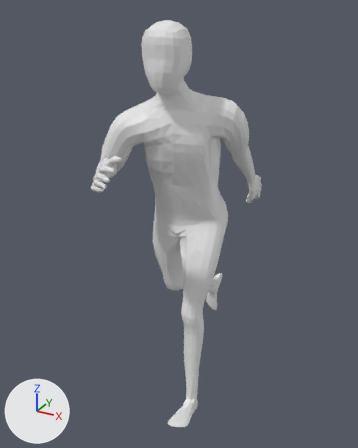
One commit to the Blender file Male.blend: the scene before it, then after it.
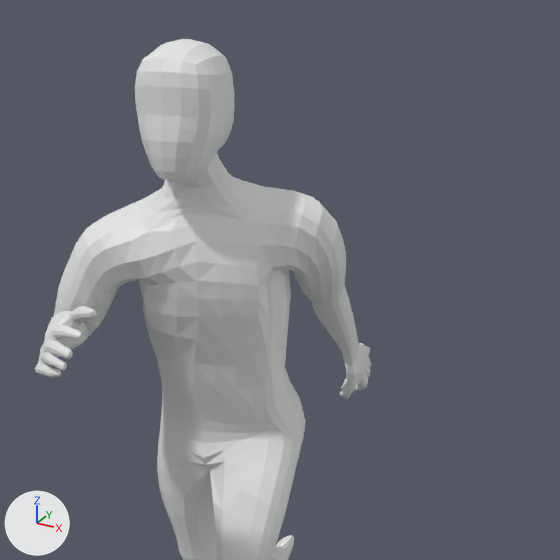
Each version is shown whole from a 50 mm camera at (1.05, -2.019, 1.953) aimed at (-0.039, -0.037, 0.962), then close up on the part from 20% to 100% of the width and 0% to 64% of the height. Arrows for +X, +Y and +Z are at lower left; the lights stay in place. Both versions are drawn at frame 0 of the action 'Run'; the numbers are the values there.
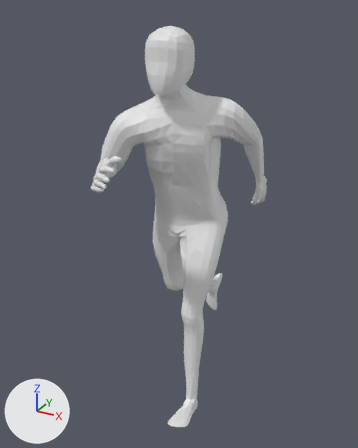
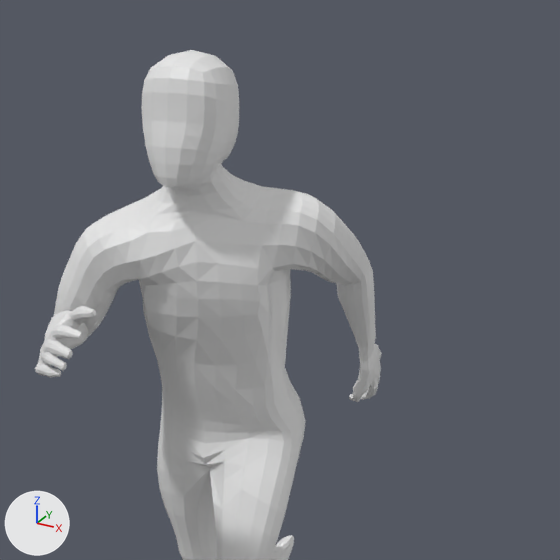
Location of each change, (x1, y1, x2, y2) in pixels of the close-ups (560 x 560 px):
'Cube', posed
    before: (35, 39, 371, 560)
    after: (35, 50, 382, 560)

The edits, one by one:
Bone 'neck' (bone_neck) turns from (0, 0, 0) to (-8, 0, 0) degrees about its own x, y and z.
Bone 'head' (bone_head) moves from (0.0, 0.0, 0.0) to (0.001, -0.03, 0.006).
Bone 'head' (bone_head) turns from (-3, 8, 0) to (-9, 8, 0) degrees about its own x, y and z.
Bone 'upper_arm_fk.L' (bone_upper_arm_fk_l) turns from (-12, 3, -52) to (-28, 20, -44) degrees about its own x, y and z.
Bone 'forearm_fk.L' (bone_forearm_fk_l) turns from (-2, 3, -5) to (29, -12, -18) degrees about its own x, y and z.
